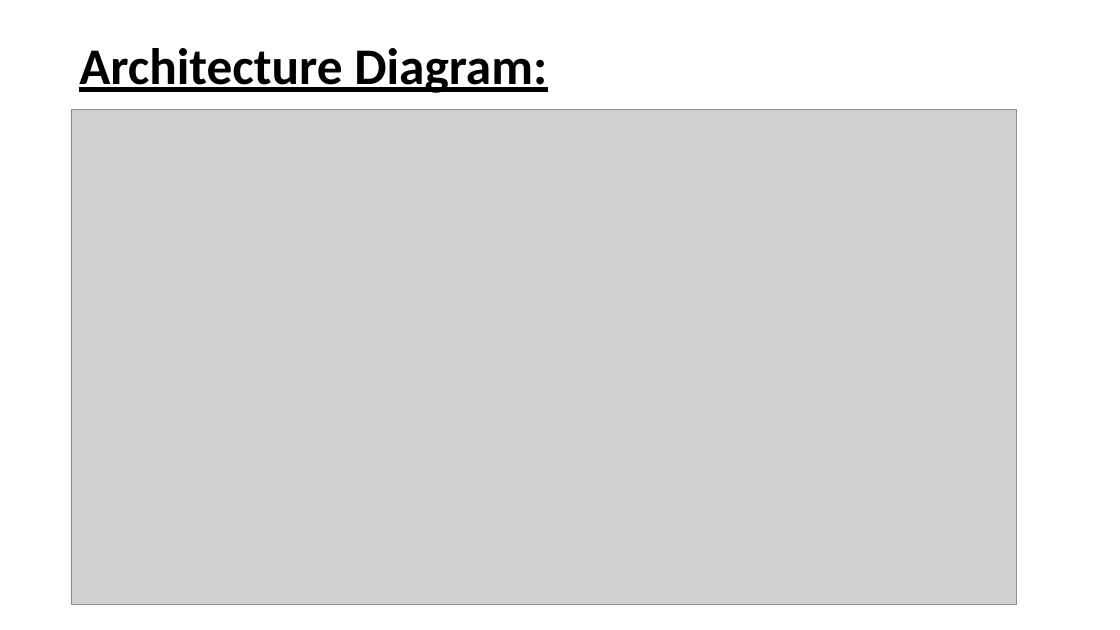
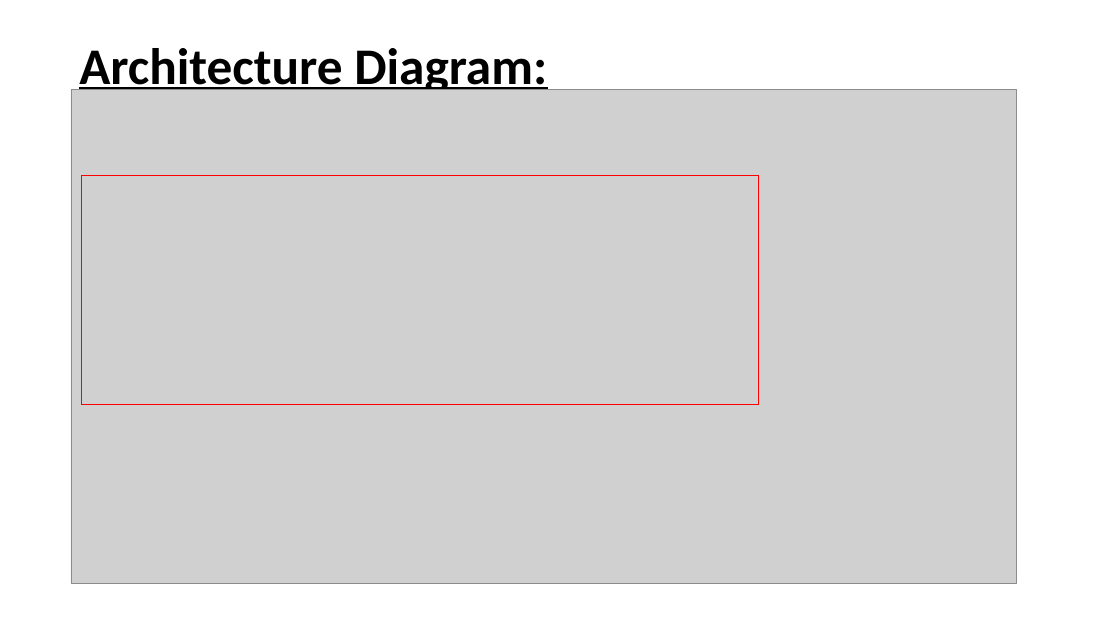
Before and after one commit to gurukms07/deepfakedetection, a slide deck: slide 3 of Second_Review/DEEPFAKE DETECTION2.pptx (slide 6 before the commit). Drawn at 1120x630 pixels with LibreOffice and Linux fonts; fonts in the diff are those of the drawing; grey boxes stand for pictures. Boxes give left, top, right and bottom in pixels: in the first picture for what was removed or moved away, otherwise in the second. Text is boxed around its words. In the diff, an @@ line names an element or a change of style, - is before the commit and + after.

```diff
--- a/Second_Review/DEEPFAKE DETECTION2.pptx
+++ b/Second_Review/DEEPFAKE DETECTION2.pptx
@@ picture: place and size @@
-picture at [71, 110, 1017, 605]
+picture at [71, 89, 1017, 584]
@@ rectangle added at [82, 176, 759, 404], outline #FF0000 0.75 pt @@
```
Also in this commit, not shown: 7 other slides changed, 2 slides added, 3 slides removed.
